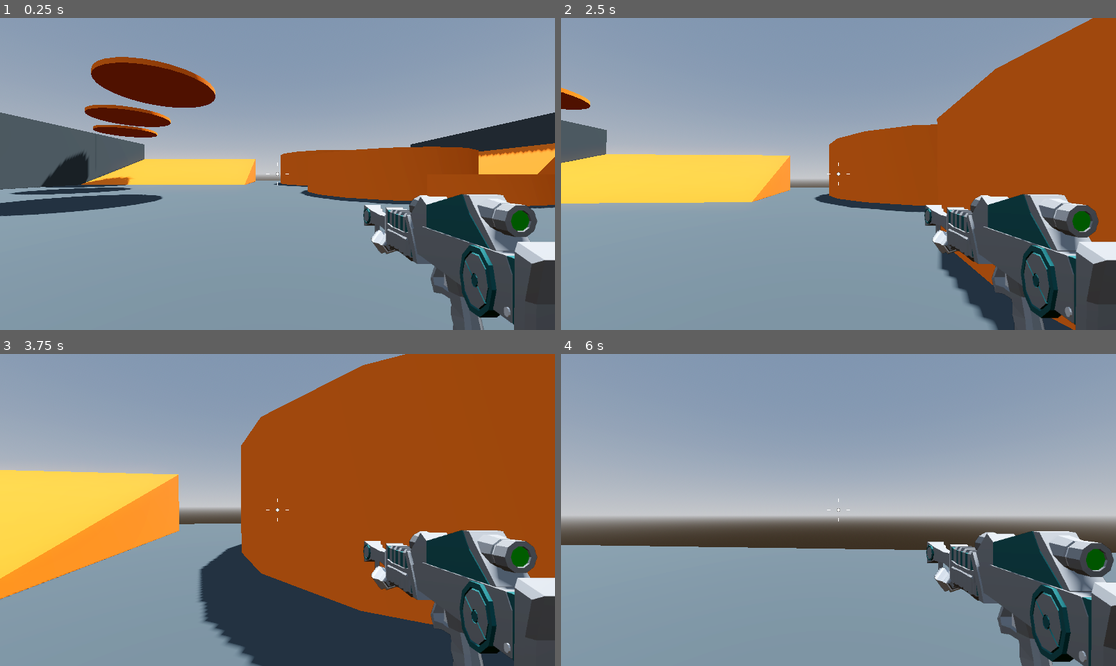
Above: before the commit, frames 1-4 (two rows, left to right).
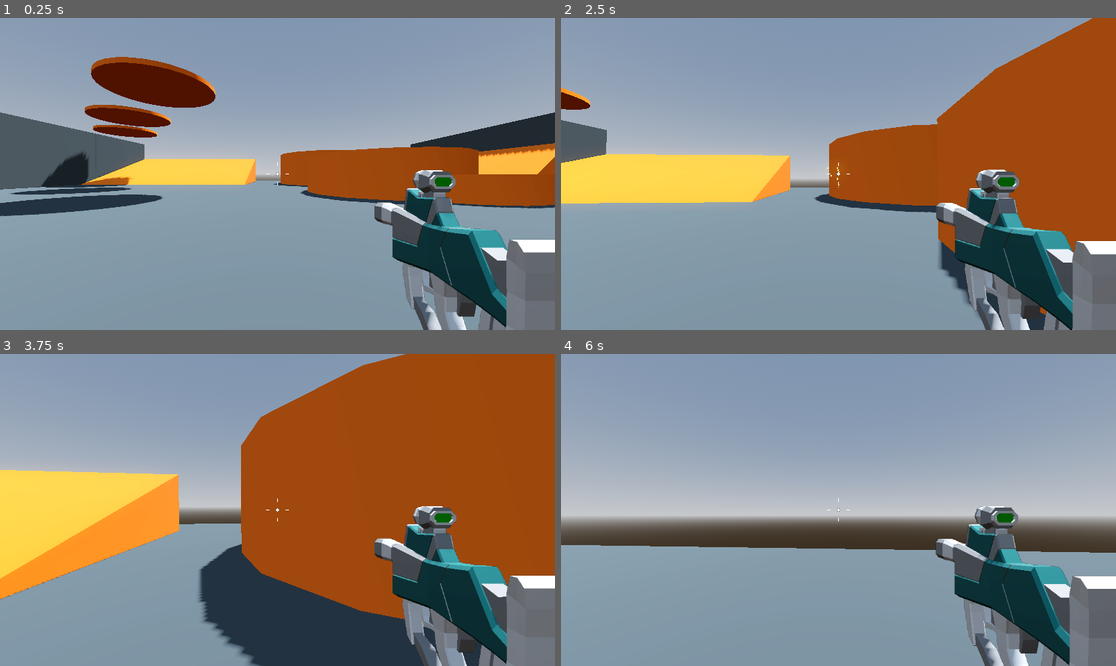
Above: after the commit, the same moments.

Repository: DTNevaeha/Shootout
Game: Godot game, scene res://Levels/SandBox.tscn
The game is run twice, just before and just after one commit, with the same random seed, the same clock (stepped at 60 frames per second) and the same inputs.
Inputs (mouse positions are in pixels of both pictures, inside the frame that each line leads up to):
- Up to frame 1 (0.25 s): no input
- Up to frame 2 (2.5 s): tap Enter at 0.5 s; move the mouse to (866, 174) at 0.52 s; hold 1 (weapon_1, bound only after the commit) 0.53-1.28 s; hold W (move_forward) from 0.53 s (still down); tap Space (jump) at 0.77, 1.52 s; tap 2 (weapon_2, bound only after the commit) at 0.8, 1.35, 2.3 s; move the mouse to (810, 174) at 1.27 s; tap 1 (weapon_1, bound only after the commit) at 1.55 s; move the mouse to (849, 167) at 2.02 s; press the mouse at (849, 167) at 2.03 s
- Up to frame 3 (3.75 s): keep holding W (move_forward); move the mouse to (271, 516) at 2.77 s; release the mouse at (271, 516) at 2.78 s; tap 1 (weapon_1, bound only after the commit) at 2.85 s; tap Space (jump) at 3.02 s; move the mouse to (316, 513) at 3.52 s; hold 2 (weapon_2, bound only after the commit) from 3.53 s (still down)
- Up to frame 4 (6 s): tap Space (jump) at 3.77, 4.52 s; move the mouse to (794, 506) at 4.27 s; release 2 (weapon_2, bound only after the commit) at 4.28 s; tap 1 (weapon_1, bound only after the commit) at 4.35 s; move the mouse to (844, 510) at 5.02 s; hold 2 (weapon_2, bound only after the commit) 5.03-5.78 s; move the mouse to (816, 503) at 5.77 s; release W (move_forward) at 5.78 s; hold D (move_right) from 5.78 s (still down); click (816, 503) at 5.85 s

The runs differ from the first frame. In frame 1, 11% of the frame differs, in the area x 65-100%, y 48-100%; in frame 2, 11%; in frame 3, 11%; in frame 4, 11%.

Commit message:
Player can now cycle weapons

Diff:
--- /dev/null
+++ b/Player/WeaponHandle.gd
@@ -0,0 +1,25 @@
+extends Node3D
+
+@export var weapon_1: Node3D
+@export var weapon_2: Node3D
+
+
+func _ready() -> void:
+    equip(weapon_2)
+
+
+func _unhandled_input(event: InputEvent) -> void:
+    if event.is_action_pressed("weapon_1"):
+        equip(weapon_1)
+    if event.is_action_pressed("weapon_2"):
+        equip(weapon_2)
+
+
+func equip(active_weapon: Node3D) -> void:
+    for child in get_children():
+        if child == active_weapon:
+            child.visible = true
+            child.set_process(true)
+        else:
+            child.visible = false
+            child.set_process(false)
--- a/Player/player.tscn
+++ b/Player/player.tscn
@@ -1,9 +1,11 @@
-[gd_scene load_steps=12 format=3 uid="uid://c0srbsbevngpy"]
+[gd_scene load_steps=14 format=3 uid="uid://c0srbsbevngpy"]
 
 [ext_resource type="Script" path="res://Player/player.gd" id="1_fspgh"]
 [ext_resource type="Script" path="res://Player/SmoothCamera.gd" id="2_wxyhh"]
 [ext_resource type="Script" path="res://Player/Crosshair.gd" id="3_brjb5"]
 [ext_resource type="PackedScene" uid="uid://c5fj2fg1v3oyb" path="res://Weapons/Rifle.tscn" id="3_edukq"]
+[ext_resource type="PackedScene" uid="uid://duvo08au3rw41" path="res://Weapons/SMG.tscn" id="3_ns35k"]
+[ext_resource type="Script" path="res://Player/WeaponHandle.gd" id="3_v8761"]
 [ext_resource type="Texture2D" uid="uid://b558ox6x7qaup" path="res://Player/damage.png" id="5_d0sxa"]
 [ext_resource type="PackedScene" uid="uid://bkbx50kom1o3q" path="res://Player/game_over_menu.tscn" id="6_h0lcj"]
 
@@ -92,8 +94,6 @@
 [node name="RemoteTransform3D" type="RemoteTransform3D" parent="CameraPivot/SmoothCamera"]
 remote_path = NodePath("../../../SubViewportContainer/SubViewport/WeaponCamera")
 
-[node name="Rifle" parent="CameraPivot/SmoothCamera" instance=ExtResource("3_edukq")]
-
 [node name="SubViewportContainer" type="SubViewportContainer" parent="."]
 anchors_preset = 15
 anchor_right = 1.0
@@ -112,6 +112,15 @@
 transform = Transform3D(1, 0, 0, 0, 1, 0, 0, 0, 1, 0, 0.3, 0)
 cull_mask = 2
 fov = 40.0
+
+[node name="WeaponHandler" type="Node3D" parent="SubViewportContainer/SubViewport/WeaponCamera" node_paths=PackedStringArray("weapon_1", "weapon_2")]
+script = ExtResource("3_v8761")
+weapon_1 = NodePath("Rifle")
+weapon_2 = NodePath("SMG")
+
+[node name="Rifle" parent="SubViewportContainer/SubViewport/WeaponCamera/WeaponHandler" instance=ExtResource("3_edukq")]
+
+[node name="SMG" parent="SubViewportContainer/SubViewport/WeaponCamera/WeaponHandler" instance=ExtResource("3_ns35k")]
 
 [node name="CenterContainer" type="CenterContainer" parent="."]
 anchors_preset = 15
--- a/project.godot
+++ b/project.godot
@@ -47,3 +47,13 @@
 "events": [Object(InputEventMouseButton,"resource_local_to_scene":false,"resource_name":"","device":-1,"window_id":0,"a …(258 unchanged characters)…
 ]
 }
+weapon_1={
+"deadzone": 0.5,
+"events": [Object(InputEventKey,"resource_local_to_scene":false,"resource_name":"","device":-1,"window_id":0,"alt_pressed":false,"shift_pressed":false,"ctrl_pressed":false,"meta_pressed":false,"pressed":false,"keycode":0,"physical_keycode":49,"key_label":0,"unicode":49,"echo":false,"script":null)
+]
+}
+weapon_2={
+"deadzone": 0.5,
+"events": [Object(InputEventKey,"resource_local_to_scene":false,"resource_name":"","device":-1,"window_id":0,"alt_pressed":false,"shift_pressed":false,"ctrl_pressed":false,"meta_pressed":false,"pressed":false,"keycode":0,"physical_keycode":50,"key_label":0,"unicode":50,"echo":false,"script":null)
+]
+}
